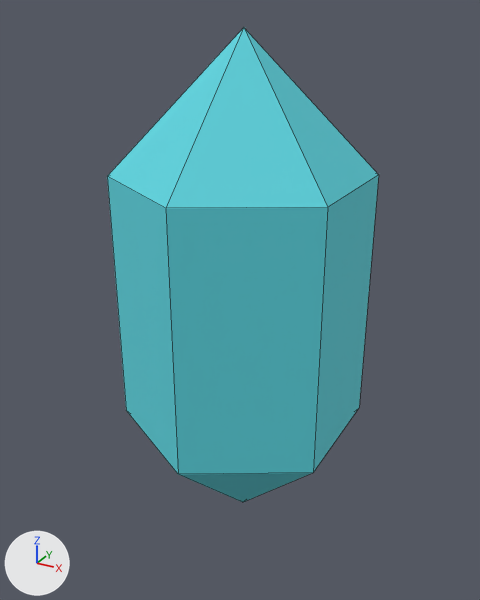
Renders of the FBX model art/export/modelos/mdl_pieza_cristal.fbx from each side of a commit.
Rendered twice from a camera (50 mm lens) standing at (0.804, -1.48, 1.441) and looking at (-0.008, -0.003, 0.703). The axes (+X, +Y, +Z) are drawn at lower left. The lights are the same throughout. The older version comes first. Mesh edges are drawn as thin lines.

Objects in the first picture: 'mdl_pieza_cristal'.
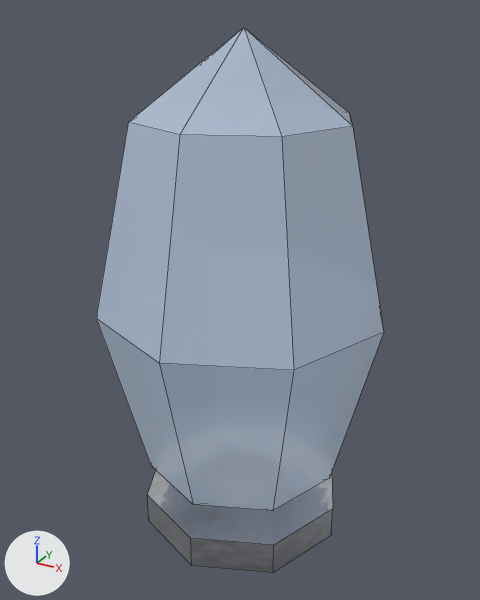
Changed parts and their boxes (x1, y1, x2, y2) in the pictures (480 x 600 px):
'mdl_pieza_cristal', reshaped, recoloured: before (107, 28, 379, 502); after (96, 27, 384, 511)
'metal_plata', added: after (147, 471, 333, 573)

The change, as a diff of the scene's bpy script:
```diff
--- a/art/export/modelos/mdl_pieza_cristal.fbx.py
+++ b/art/export/modelos/mdl_pieza_cristal.fbx.py
@@ img_tex_cristal_zafiro_rugosidad_png @@
+img_tex_cristal_zafiro_rugosidad_png = load_image('tex_cristal_zafiro_rugosidad.png', '../../texturas/export/tex_cristal_zafiro_rugosidad.png', 512, 512, 'Non-Color')
@@ img_tex_cristal_zafiro_color_png @@
+img_tex_cristal_zafiro_color_png = load_image('tex_cristal_zafiro_color.png', '../../texturas/export/tex_cristal_zafiro_color.png', 512, 512, 'sRGB')
@@ img_tex_cristal_zafiro_metalico_png @@
+img_tex_cristal_zafiro_metalico_png = load_image('tex_cristal_zafiro_metalico.png', '../../texturas/export/tex_cristal_zafiro_metalico.png', 512, 512, 'Non-Color')
@@ img_tex_cristal_zafiro_normal_png @@
+img_tex_cristal_zafiro_normal_png = load_image('tex_cristal_zafiro_normal.png', '../../texturas/export/tex_cristal_zafiro_normal.png', 512, 512, 'Non-Color')
@@ img_tex_metal_plata_normal_png @@
+img_tex_metal_plata_normal_png = load_image('tex_metal_plata_normal.png', '../../texturas/export/tex_metal_plata_normal.png', 512, 512, 'Non-Color')
@@ img_tex_metal_plata_color_png @@
+img_tex_metal_plata_color_png = load_image('tex_metal_plata_color.png', '../../texturas/export/tex_metal_plata_color.png', 512, 512, 'sRGB')
@@ img_tex_metal_plata_metalico_png @@
+img_tex_metal_plata_metalico_png = load_image('tex_metal_plata_metalico.png', '../../texturas/export/tex_metal_plata_metalico.png', 512, 512, 'Non-Color')
@@ img_tex_metal_plata_rugosidad_png @@
+img_tex_metal_plata_rugosidad_png = load_image('tex_metal_plata_rugosidad.png', '../../texturas/export/tex_metal_plata_rugosidad.png', 512, 512, 'Non-Color')
@@ mat_cristal_zafiro @@
+mat_cristal_zafiro = bpy.data.materials.new('cristal_zafiro')
+# uses the picture img_tex_cristal_zafiro_color_png
+# uses the picture img_tex_cristal_zafiro_metalico_png
+# uses the picture img_tex_cristal_zafiro_normal_png
+# uses the picture img_tex_cristal_zafiro_rugosidad_png
@@ mat_metal_plata @@
+mat_metal_plata = bpy.data.materials.new('metal_plata')
+# uses the picture img_tex_metal_plata_color_png
+# uses the picture img_tex_metal_plata_metalico_png
+# uses the picture img_tex_metal_plata_normal_png
+# uses the picture img_tex_metal_plata_rugosidad_png
@@ me_sphere @@
 # used by ob_mdl_pieza_cristal; location = (0.0, 0.0, 0.0)
-me_sphere.from_pydata(...)  # 14 vertices, 18 faces; spans x -0.3..0.3, y -0.346..0.346, z 0.0..1.4
-me_sphere.materials.append(mat_mat_paleta)  # picture img_tex_paleta_png
+me_sphere.from_pydata(...)  # 26 vertices, 32 faces; spans x -0.4..0.4, y -0.4..0.4, z 0.0..1.4
+# me_sphere part 1
+# 12 vertices are removed from x -0.3..0.3, y -0.346..0.346, z 0.35..1.05
+# 18 faces are deleted
+# 24 vertices are added at x -0.4..0.4, y -0.4..0.4, z 0.205..1.195
+# 32 new faces join them
+me_sphere.materials.append(mat_cristal_zafiro)
@@ me_metal_plata @@
+me_metal_plata.from_pydata(...)  # an 8-sided cylinder along z spanning x -0.3..0.3, y -0.3..0.3, z 0.0..0.1
+me_metal_plata.materials.append(mat_metal_plata)
@@ ob_metal_plata @@
+ob_metal_plata = bpy.data.objects.new('metal_plata', me_metal_plata)
+ob_metal_plata.location = (0.0, 0.0, 0.0)
```
